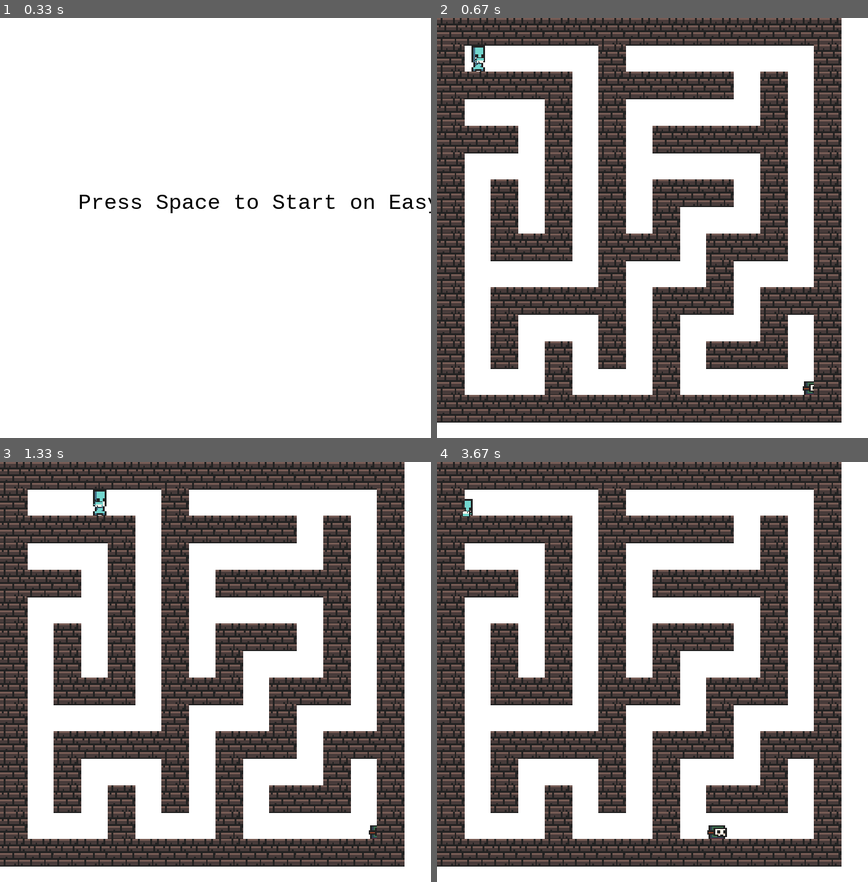
Above: before the commit, frames 1-4 (two rows, left to right).
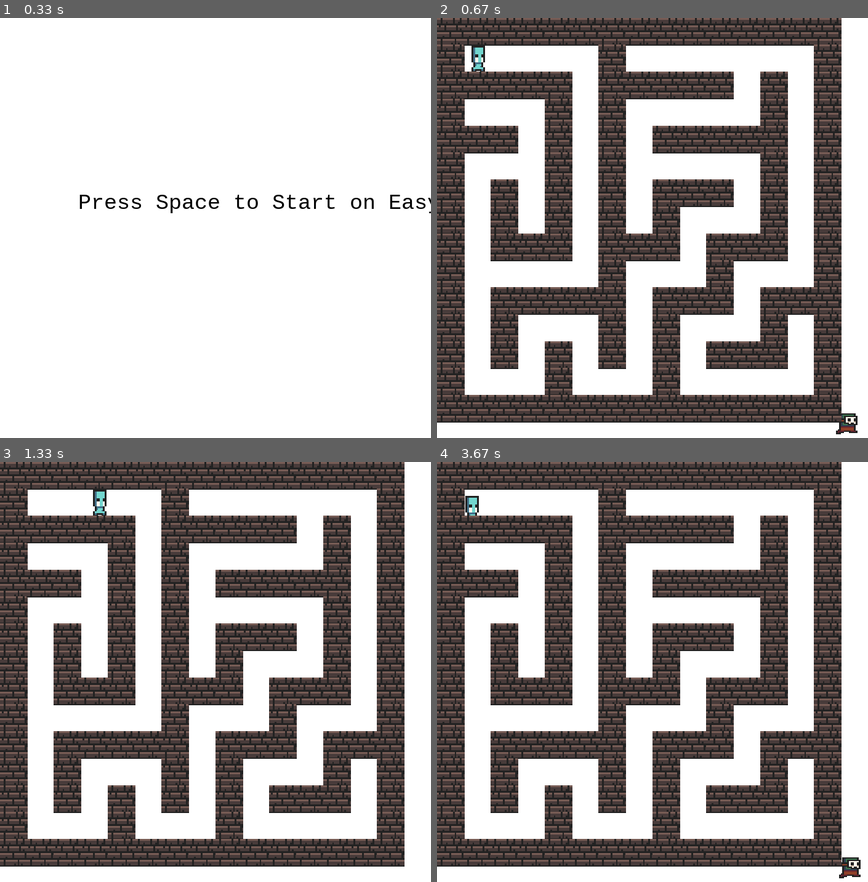
Above: after the commit, the same moments.

Repository: gorangor/112-Term-Project
Game: pygame game, started from pygamegame.py
Two runs of this game, one before a commit and one after it. Both use one fixed random seed, a clock stepped at 60 frames per second and the inputs below.
Inputs (mouse positions are in pixels of both pictures, inside the frame that each line leads up to):
- Up to frame 1 (0.33 s): no input
- Up to frame 2 (0.67 s): tap Space at 0.33 s
- Up to frame 3 (1.33 s): tap P at 0.67 s; hold Right from 1 s (still down); hold D from 1 s (still down); move the mouse to (112, 680) at 1.03 s
- Up to frame 4 (3.67 s): release Right at 1.47 s; release D at 1.47 s; hold Up 1.5-1.8 s; hold W 1.5-1.8 s; move the mouse to (518, 613) at 1.53 s; hold Right 1.83-2.3 s; hold D 1.83-2.3 s; move the mouse to (717, 529) at 1.87 s; hold Left 2.33-2.87 s; hold A 2.33-2.87 s; move the mouse to (704, 714) at 2.37 s; hold Down 2.9-3.2 s; hold S 2.9-3.2 s; move the mouse to (661, 533) at 2.93 s; hold Left 3.23-3.63 s; hold A 3.23-3.63 s; move the mouse to (497, 663) at 3.27 s

Frame 1 is identical in both runs. In frame 2, 0.3% of the frame differs, in the area x 8-98%, y 9-100%; in frame 3, less than 0.1%; in frame 4, 0.4%, in the area x 5-99%, y 8-100%.

Commit message:
Throwing Sword Fixed

Diff:
--- a/Classes.py
+++ b/Classes.py
@@ -6,7 +6,7 @@
     def __init__(self, image):
         pygame.sprite.Sprite.__init__(self)
         self.mS = 32
-        self.iS = round(1/self.mS*700) + 1
+        self.iS = round(1/self.mS*700) - 1
         self.speedX = 0
         self.speedY = 0
         self.image = pygame.transform.scale(pygame.image.load(image),((round(1/self.mS * 700) - 1, round(1/self.mS * 700) - 1)))
@@ -32,7 +32,7 @@
     def __init__(self, image):
         pygame.sprite.Sprite.__init__(self)
         self.mS = 32
-        self.iS = round(1 / self.mS * 700) + 1
+        self.iS = round(1 / self.mS * 700) - 1
         self.speedX = 0
         self.speedY = 0
         self.image = pygame.transform.scale(pygame.image.load(image),
@@ -97,4 +97,5 @@
         screen.blit(self.image, (self.rect.x, self.rect.y))
 class PowerUp(pygame.sprite.Sprite):
     def __init__(self):
+
         pass
--- a/pygamegame.py
+++ b/pygamegame.py
@@ -110,7 +110,7 @@
                 self.mode = "Play"
                 print(mazeDraw(self.maze.lst))
                 print((self.player2.rect.x, self.player2.rect.y))
-                print(self.maze.iS)
+                print(self.player.iS)
                 self.sword = Sword(self.player.rect.x, self.player.rect.y, self.player.iS)
         elif self.mode == "Start":
             if keyCode == pygame.K_SPACE:
@@ -161,12 +161,12 @@
     def timerFired(self, dt):
         #COLLISIONS YAY
         for locations in self.maze.locations:
-            if locations[0] - self.maze.iS/2 <= self.player.rect.x <= locations[0] + self.maze.iS/2 and \
-                    locations[1] - self.maze.iS/2 <= self.player.rect.y <= locations[1] + self.maze.iS/2:
+            if locations[0] - self.maze.iS/1.5 <= self.player.rect.x <= locations[0] + self.maze.iS/1.5 and \
+                    locations[1] - self.maze.iS/1.5 <= self.player.rect.y <= locations[1] + self.maze.iS/1.5:
                 self.player.rect.x = self.player.oldX
                 self.player.rect.y = self.player.oldY
-            if locations[0] - self.maze.iS/2 <= self.player2.rect.x <= locations[0] + self.maze.iS/2 and\
-                    locations[1] - self.maze.iS/2 <= self.player2.rect.y <= locations[1] + self.maze.iS/2:
+            if locations[0] - self.maze.iS/1.5 <= self.player2.rect.x <= locations[0] + self.maze.iS/1.5 and\
+                    locations[1] - self.maze.iS/1.5 <= self.player2.rect.y <= locations[1] + self.maze.iS/1.5:
                 self.player2.rect.x = self.player2.oldX
                 self.player2.rect.y = self.player2.oldY
             if locations[0] - self.maze.iS/2 <= self.sword.rect.x <= locations[0] + self.maze.iS/2 and \
@@ -174,8 +174,8 @@
                 self.count += 50
                 self.sword.speedX = 0
                 self.sword.speedY = 0
-                self.sword.rect.x = self.player.rect.x + self.player.iS / 2
-                self.sword.rect.y = self.player.rect.y + self.player.iS / 2
+                self.sword.rect.x = self.player.rect.x + self.player.iS/2
+                self.sword.rect.y = self.player.rect.y + self.player.iS/2
         if self.player2.rect.x - 10 <= self.player.rect.x <= self.player2.rect.x + 10 and\
                 self.player2.rect.y - 10 <= self.player.rect.y <= self.player2.rect.y + 10:
             self.player2.rect.x = self.player2.oldX
@@ -231,7 +231,8 @@
             else:
                 self.mode = "Win"
             self.maze.draw()
-            self.sword.draw()
+        if self.sword.mode == "Thrown":
+                self.sword.draw()
         elif self.mode == "Adjust":
             begin = pygame.font.SysFont("monospace", 50).render("Press Space to Start", 1, (0, 0, 0))
             screen.blit(begin, (self.width/3.5, self.height/8))
